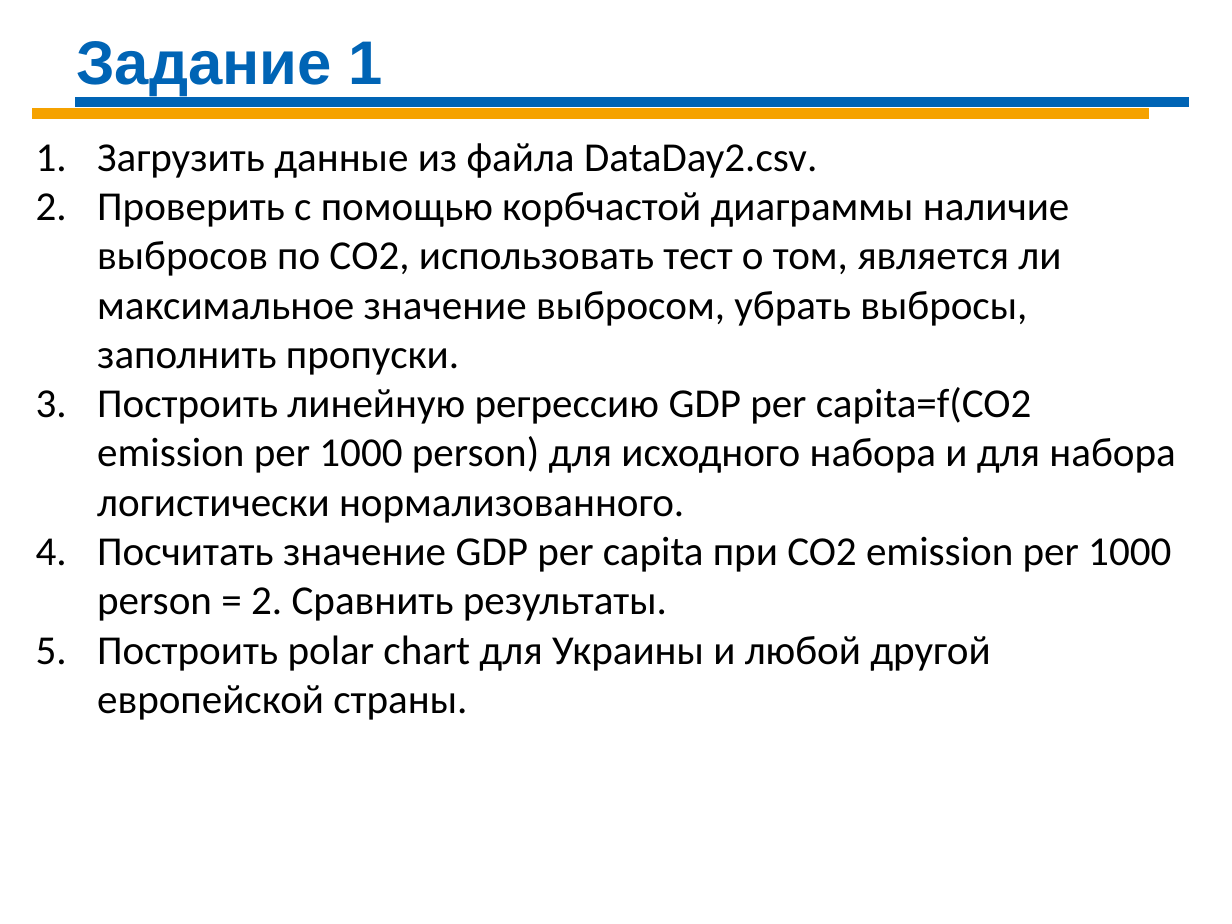
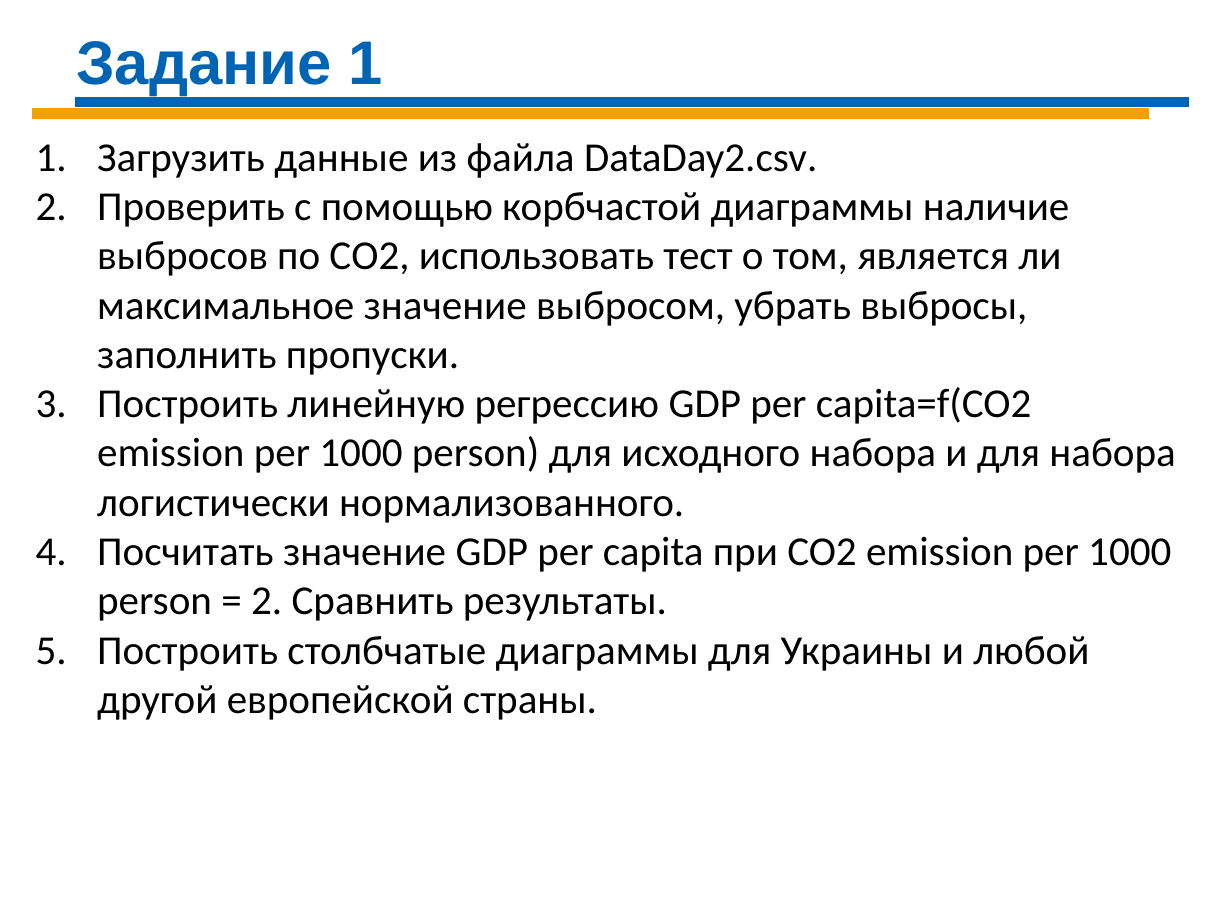
Before and after one commit to Demolis/Infopulse, a slide deck: slide 3 of DS_Sat_2020/DS-Day-07 R.pptx. Drawn at 1232x924 pixels with LibreOffice and Linux fonts; fonts in the diff are those of the drawing. Boxes give left, top, right and bottom in pixels: in the first picture for what was removed or moved away, otherwise in the second. Text is boxed around its words. In the diff, an @@ line names an element or a change of style, - is before the commit and + after.

```diff
--- a/DS_Sat_2020/DS-Day-07 R.pptx
+++ b/DS_Sat_2020/DS-Day-07 R.pptx
@@ text at bbox=[97, 636, 1089, 720]: text changed @@
-5. Построить polar chart для Украины и любой другой европейской страны.
+5. Построить столбчатые диаграммы для Украины и любой другой европейской страны.
```
